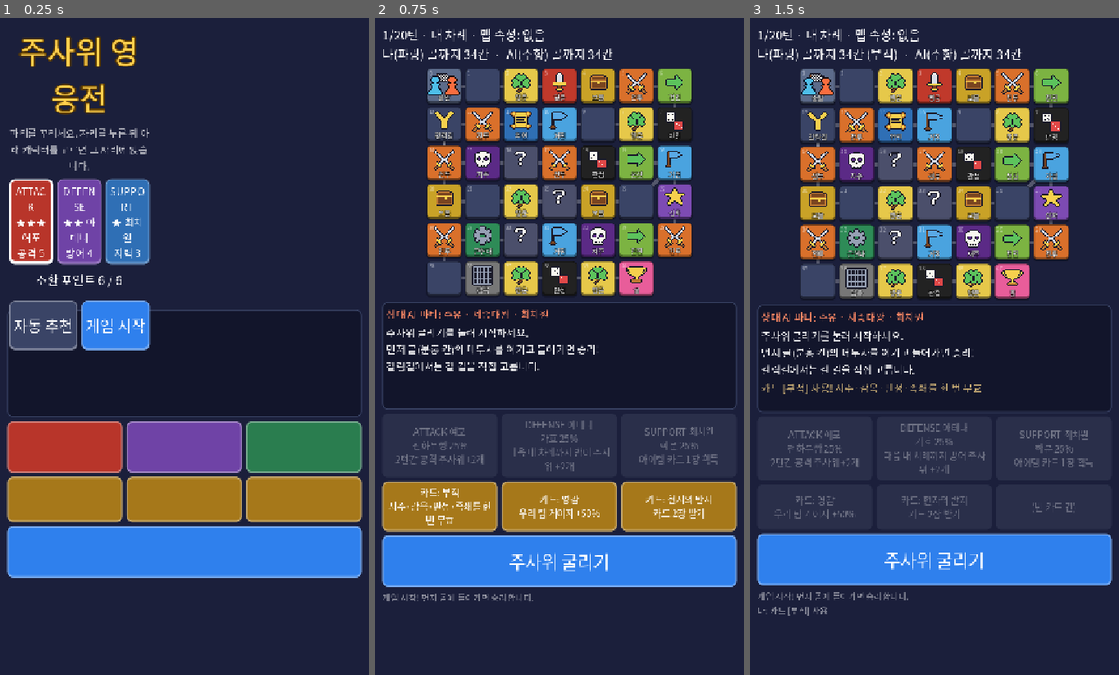
Above: before the commit, frames 1-3 (left to right).
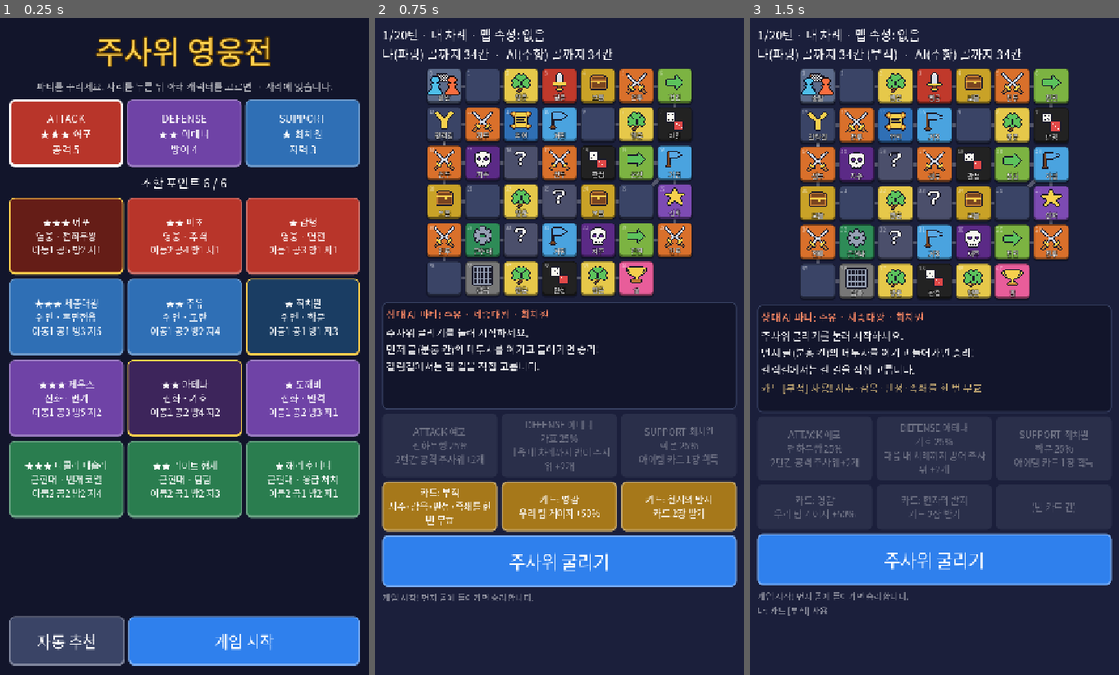
Above: after the commit, the same moments.

Repository: donto333/dice-heroes
Game: Godot game, scene res://scenes/main.tscn
Two runs of this game, one before a commit and one after it. Both use one fixed random seed, a clock stepped at 60 frames per second and the inputs below.
Inputs:
- Up to frame 1 (0.25 s): no input
- Up to frame 2 (0.75 s): click "게임 시작" at 0.5 s
- Up to frame 3 (1.5 s): click "카드: 부적 저주·감옥·판정·족쇄를 한 번 무효" at 1.25 s

The runs differ from the first frame. In frame 1, 72% of the frame differs, in the area x 1-99%, y 2-99%; in frame 2, nothing differs; in frame 3, nothing differs.

Commit message:
파티 고르기 화면이 화면 전체를 덮도록 고침
화면에 붙은 뒤 앵커만 바꾸면 크기가 0으로 남아 왼쪽 위에 좁게 그려졌다.
앵커와 여백을 함께 맞추는 함수로 바꿨다.

Co-Authored-By: Claude Opus 5.5 <noreply@anthropic.com>
Claude-Session: https://claude.ai/code/session_01JPWR7cTXQrxTawoDohtR95

Diff:
--- a/scripts/ui/party_select.gd
+++ b/scripts/ui/party_select.gd
@@ -42,16 +42,16 @@
 func _build() -> void:
 	for child in get_children():
 		child.queue_free()
-	set_anchors_preset(Control.PRESET_FULL_RECT)
+	set_anchors_and_offsets_preset(Control.PRESET_FULL_RECT)
 	mouse_filter = Control.MOUSE_FILTER_STOP
 
 	var background := ColorRect.new()
 	background.color = Color("12152b")
-	background.set_anchors_preset(Control.PRESET_FULL_RECT)
+	background.set_anchors_and_offsets_preset(Control.PRESET_FULL_RECT)
 	add_child(background)
 
 	var margin := MarginContainer.new()
-	margin.set_anchors_preset(Control.PRESET_FULL_RECT)
+	margin.set_anchors_and_offsets_preset(Control.PRESET_FULL_RECT)
 	for side in ["left", "right", "top", "bottom"]:
 		margin.add_theme_constant_override("margin_" + side, 18)
 	add_child(margin)
